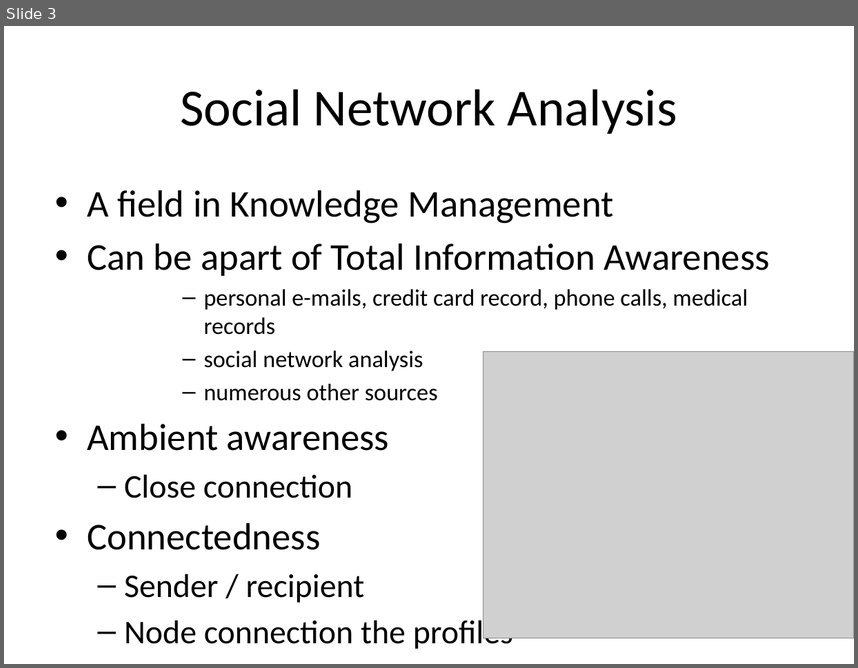
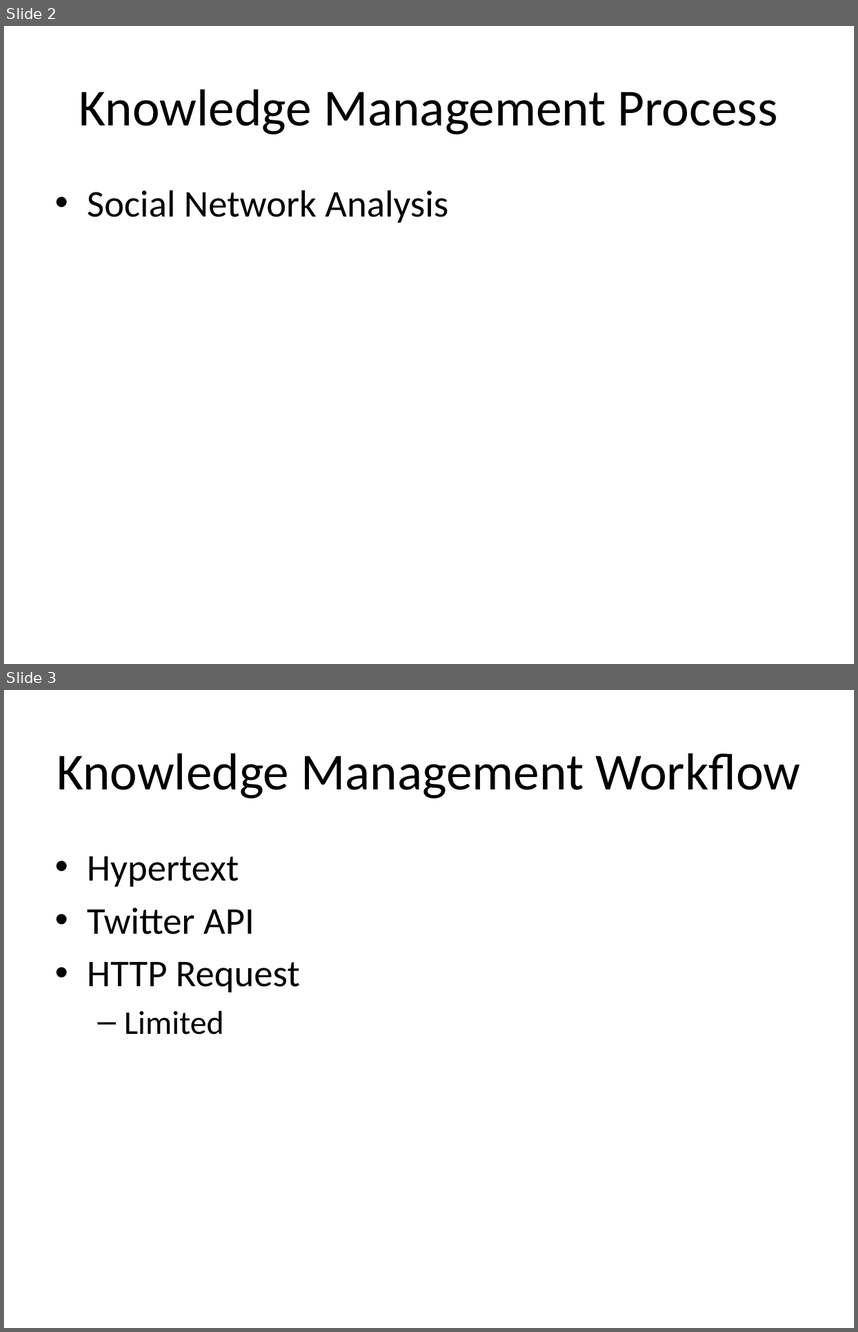
Before and after one commit to isurup/kalle-martin-group, a slide deck: SSE3/MartinPresentation/project extra slides.pptx. Shown one above the other, each under a label of ours: slide 3 before the commit, slides 2 and 3 after it. The pictures are 858x668 and 858x1332 pixels, drawn with LibreOffice and Linux fonts; fonts in the diff are those of the drawing; grey boxes stand for pictures. Boxes give left, top, right and bottom in pixels: in the first picture for what was removed or moved away, otherwise in the second. Text is boxed around its words. In the diff, an @@ line names an element or a change of style, - is before the commit and + after.

```diff
--- a/SSE3/MartinPresentation/project extra slides.pptx
+++ b/SSE3/MartinPresentation/project extra slides.pptx
@@ slide 3 added at [4, 690, 854, 1328], background #FFFFFF @@
@@ title added at [56, 753, 800, 798], 44 pt, text #000000 @@
+Knowledge Management Workflow
@@ text added at [87, 856, 300, 1034], 32 pt, text #000000 @@
+• Hypertext
+• Twitter API
+• HTTP Request
+  – Limited
@@ what was slide 3 is now slide 2 @@
@@ slide 2 changed as well @@
@@ title at [79, 89, 778, 134]: text changed @@
-Social Network Analysis
+Knowledge Management Process
@@ text at [87, 190, 448, 223]: text changed; size 20 to 32 pt @@
-• A field in Knowledge Management
-• Can be apart of Total Information Awareness
-      – personal e-mails, credit card record, phone calls, medical records
-      – social network analysis
-      – numerous other sources
-• Ambient awareness
-  – Close connection
-• Connectedness
-  – Sender / recipient
-  – Node connection the profiles
+• Social Network Analysis
@@ picture removed at [484, 352, 854, 638] @@
```
Also in this commit, not shown: 1 other slide changed, 4 slides removed.
